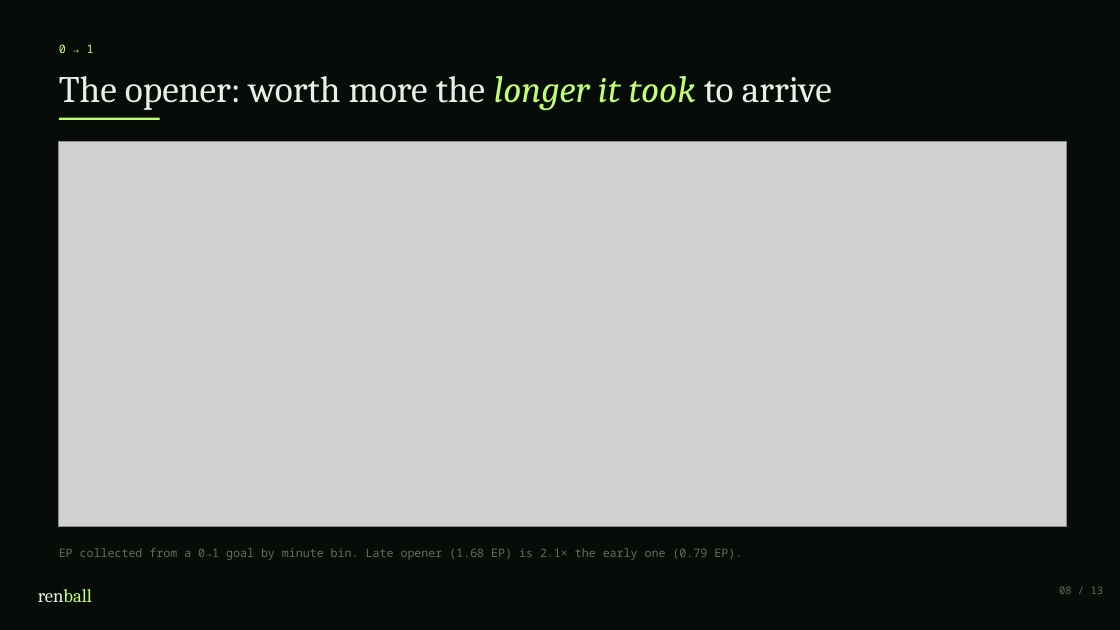
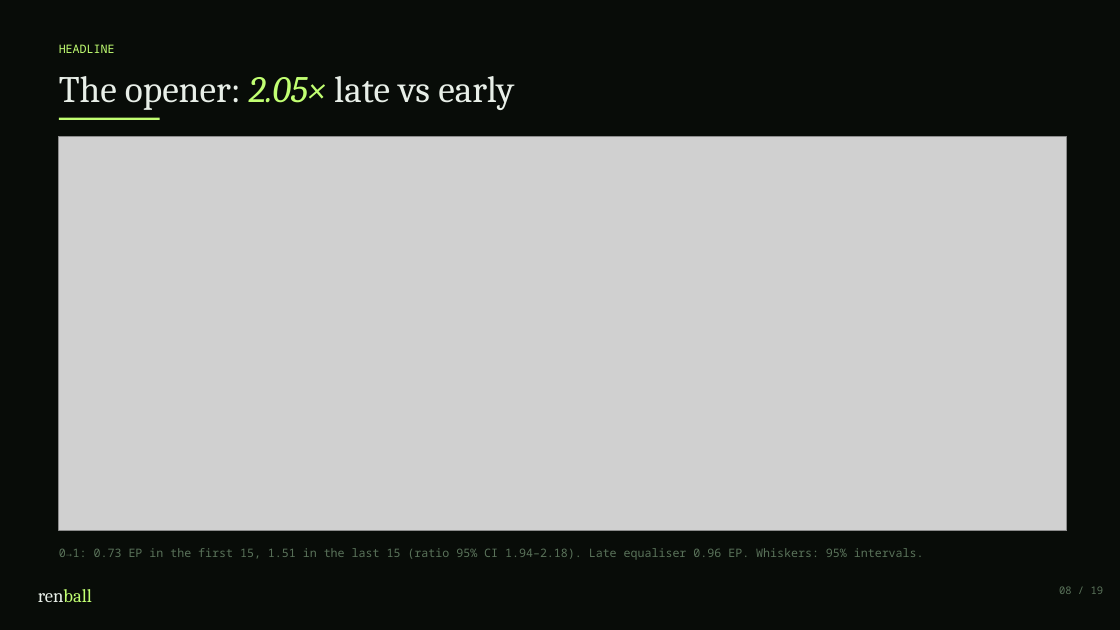
Before and after one commit to koeymenc/renball, a slide deck: slide 8 of projects/02-points-by-gamestate/slides.pptx. Drawn at 1120x630 pixels with LibreOffice and Linux fonts; fonts in the diff are those of the drawing; grey boxes stand for pictures. Boxes give left, top, right and bottom in pixels: in the first picture for what was removed or moved away, otherwise in the second. Text is boxed around its words. In the diff, an @@ line names an element or a change of style, - is before the commit and + after.

```diff
--- a/projects/02-points-by-gamestate/slides.pptx
+++ b/projects/02-points-by-gamestate/slides.pptx
@@ text at box(59, 44, 115, 53): text changed @@
-0 → 1
+HEADLINE
@@ text at box(59, 76, 514, 110): text changed @@
-The opener: worth more the longer it took to arrive
+The opener: 2.05× late vs early
@@ picture: place and size @@
-picture at box(59, 141, 1067, 526)
+picture at box(59, 137, 1067, 531)
@@ text at box(59, 548, 924, 560): text changed @@
-EP collected from a 0→1 goal by minute bin. Late opener (1.68 EP) is 2.1× the early one (0.79 EP).
+0→1: 0.73 EP in the first 15, 1.51 in the last 15 (ratio 95% CI 1.94–2.18). Late equaliser 0.96 EP. Whiskers: 95% intervals.
```
Also in this commit, not shown: 3 other slides changed, 15 slides added, 9 slides removed, 41 other files.
